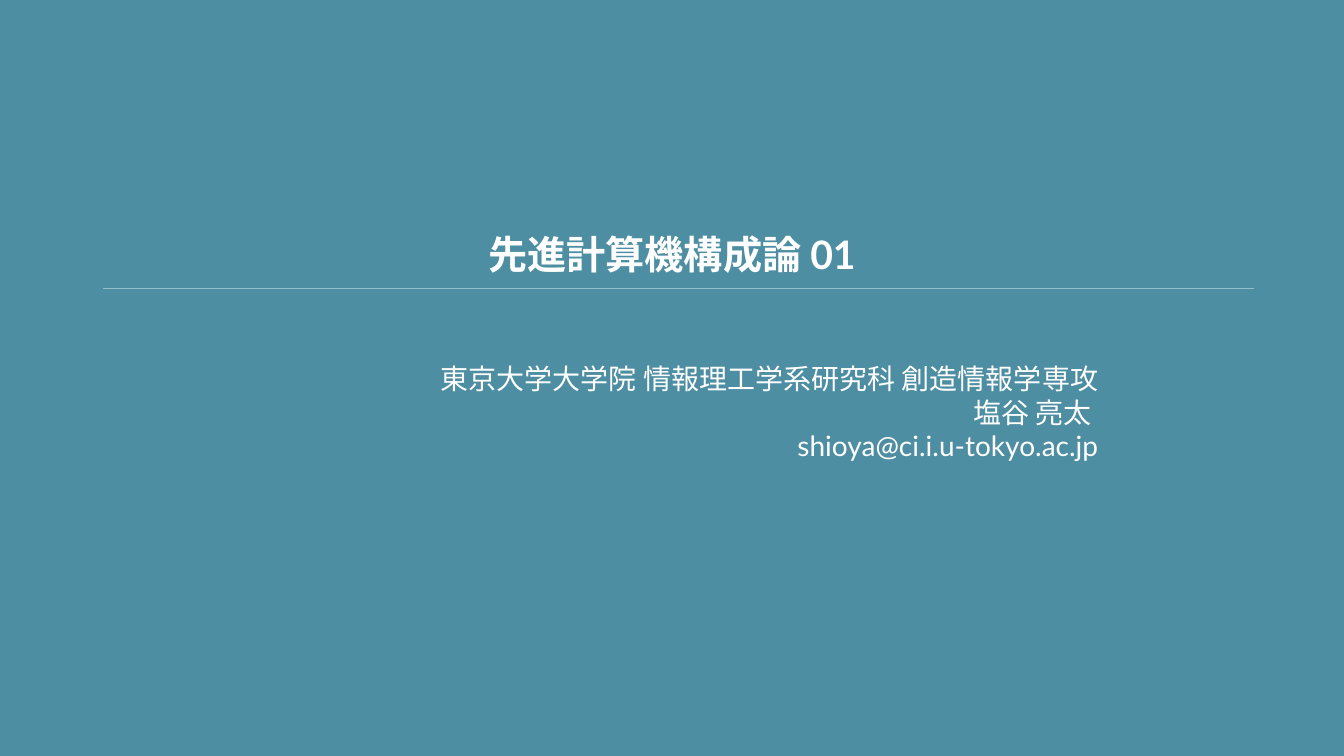
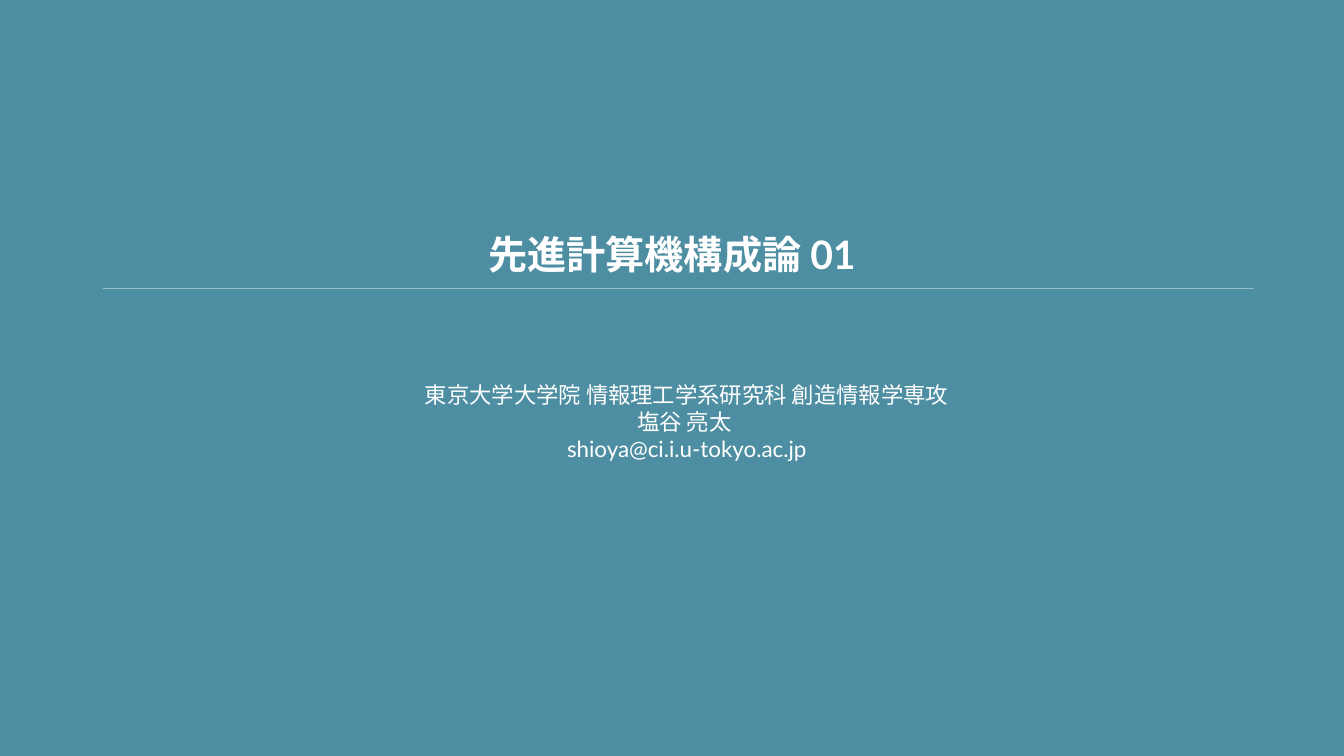
Before and after one commit to shioyadan/advanced-computer-organization, a slide deck: slide 1 of aco-shioya-01.pptx. Drawn at 1344x756 pixels with LibreOffice and Linux fonts; fonts in the diff are those of the drawing. Boxes give left, top, right and bottom in pixels: in the first picture for what was removed or moved away, otherwise in the second. Text is boxed around its words. In the diff, an @@ line names an element or a change of style, - is before the commit and + after.

```diff
--- a/aco-shioya-01.pptx
+++ b/aco-shioya-01.pptx
@@ text "東京大学大学院 情報理工学系研究科 創造情報学専攻" at bbox=[425, 384, 948, 461]: size 20 to 16 pt; alignment right to centre @@
```
Also in this commit, not shown: 2 other slides changed, 1 other file.
